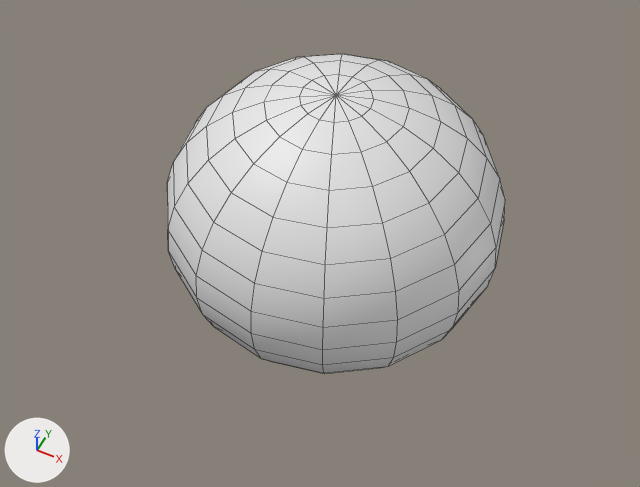
What one commit did to the FBX model JGA/Assets/Project/Models/Stage/Interact/Cabbage.fbx.
One viewpoint serves both versions: a camera (50 mm lens) standing at (0.0262, -0.0556, 0.0638) and looking at (-0.0002, -0.0029, -0.0021). Arrows for +X, +Y and +Z are at lower left; the lights stay in place. Mesh edges are drawn as thin lines. Materials are left out; every surface is plain grey. Where no turn or scale is listed for an object, it has been applied to the vertices.

The first picture shows 'cabbage'.
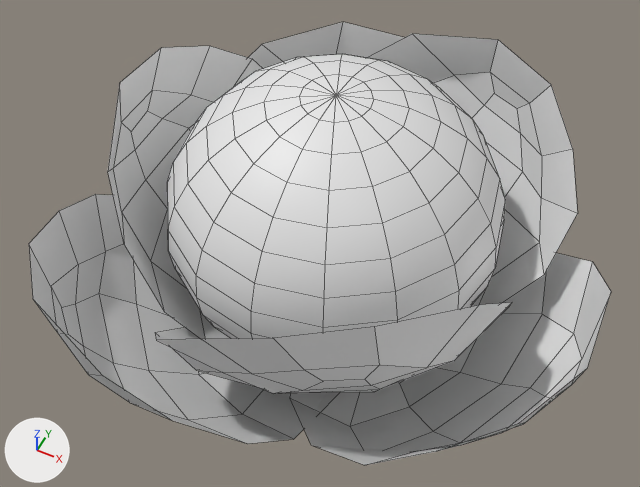
The newer file is also turned or shifted as a whole; pictures and numbers use the older file's frame.

What changed in the scene script:
```text
Add me_mesh_005:
    me_mesh_005.from_pydata(...)  # 44 vertices, 34 faces; spans x -0.0144..0.0144, y -0.0165..0.0165, z -0.0094..0.0094
Add me_mesh_002:
    me_mesh_002.from_pydata(...)  # 44 vertices, 34 faces; spans x -0.0158..0.0158, y -0.0123..0.0123, z -0.0121..0.0121
Add me_mesh_1:
    me_mesh_1.from_pydata(...)  # 44 vertices, 34 faces; spans x -0.0122..0.0122, y -0.0165..0.0165, z -0.0121..0.0121
Add me_mesh_003:
    me_mesh_003.from_pydata(...)  # 44 vertices, 34 faces; spans x -0.0144..0.0144, y -0.0133..0.0133, z -0.0121..0.0121
Add me_mesh_006:
    me_mesh_006.from_pydata(...)  # 44 vertices, 34 faces; spans x -0.0157..0.0157, y -0.0142..0.0142, z -0.0094..0.0094
Add me_mesh_004:
    me_mesh_004.from_pydata(...)  # 44 vertices, 34 faces; spans x -0.0157..0.0157, y -0.0156..0.0156, z -0.0094..0.0094
Add ob_leaf4:
    ob_leaf4 = bpy.data.objects.new('leaf4', me_mesh_005)
    ob_leaf4.location = (0.01305, -0.00607, -0.00612)
Add ob_leaf1:
    ob_leaf1 = bpy.data.objects.new('leaf1', me_mesh_002)
    ob_leaf1.location = (0.00619, 0.00935, -0.00184)
Add ob_leaf:
    ob_leaf = bpy.data.objects.new('leaf', me_mesh_1)
    ob_leaf.location = (-0.01017, -0.00001, -0.00184)
Add ob_leaf2:
    ob_leaf2 = bpy.data.objects.new('leaf2', me_mesh_003)
    ob_leaf2.location = (0.00541, -0.00957, -0.00184)
Add ob_leaf5:
    ob_leaf5 = bpy.data.objects.new('leaf5', me_mesh_006)
    ob_leaf5.location = (-0.00913, -0.01303, -0.00612)
Add ob_leaf3:
    ob_leaf3 = bpy.data.objects.new('leaf3', me_mesh_004)
    ob_leaf3.location = (-0.0056, 0.0114, -0.00612)
```

Location of each change, (x1, y1, x2, y2) in pixels of the pictures (640 x 487 px):
'leaf4', added
    after: (290, 253, 611, 465)
'leaf5', added
    after: (29, 194, 340, 444)
'leaf1', added
    after: (367, 34, 578, 306)
'leaf', added
    after: (108, 46, 263, 339)
'leaf2', added
    after: (155, 303, 511, 394)
'leaf3', added
    after: (248, 22, 404, 69)
